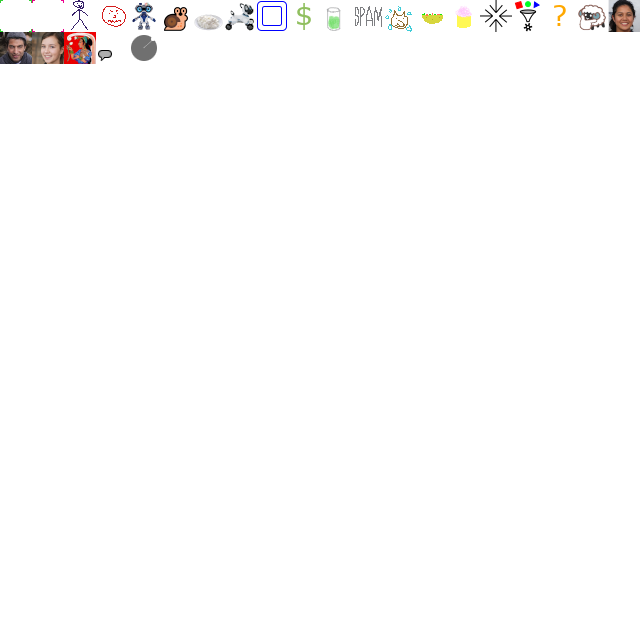
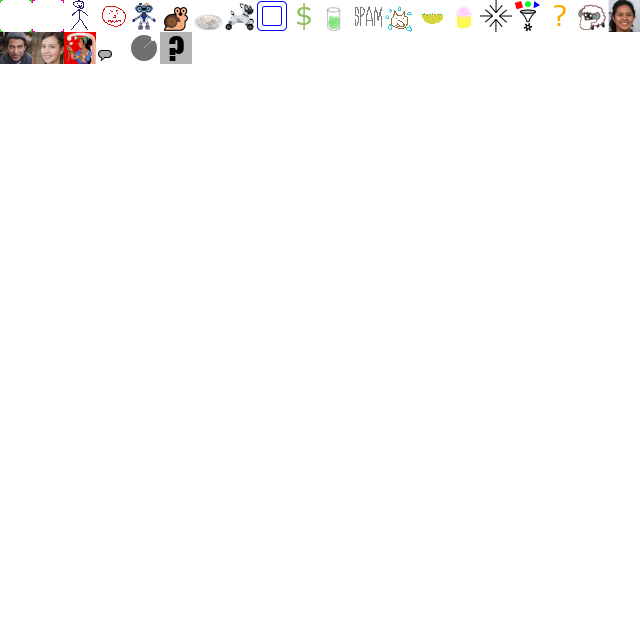
Layer changes from the first 640 × 640 image to the second:
added layer "? #1" above "crank" over [169,36,184,61]
painted on "crank" over [160,32,192,64]
